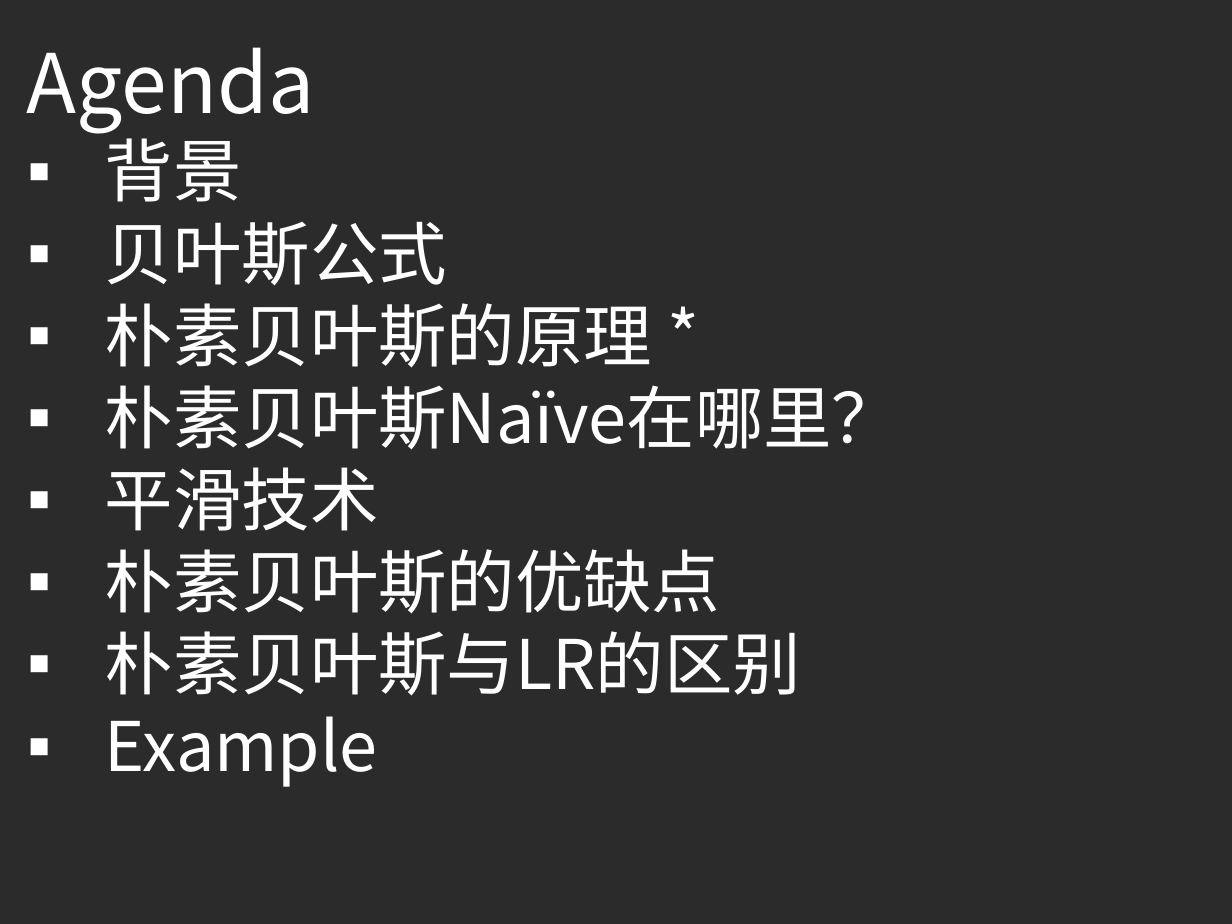
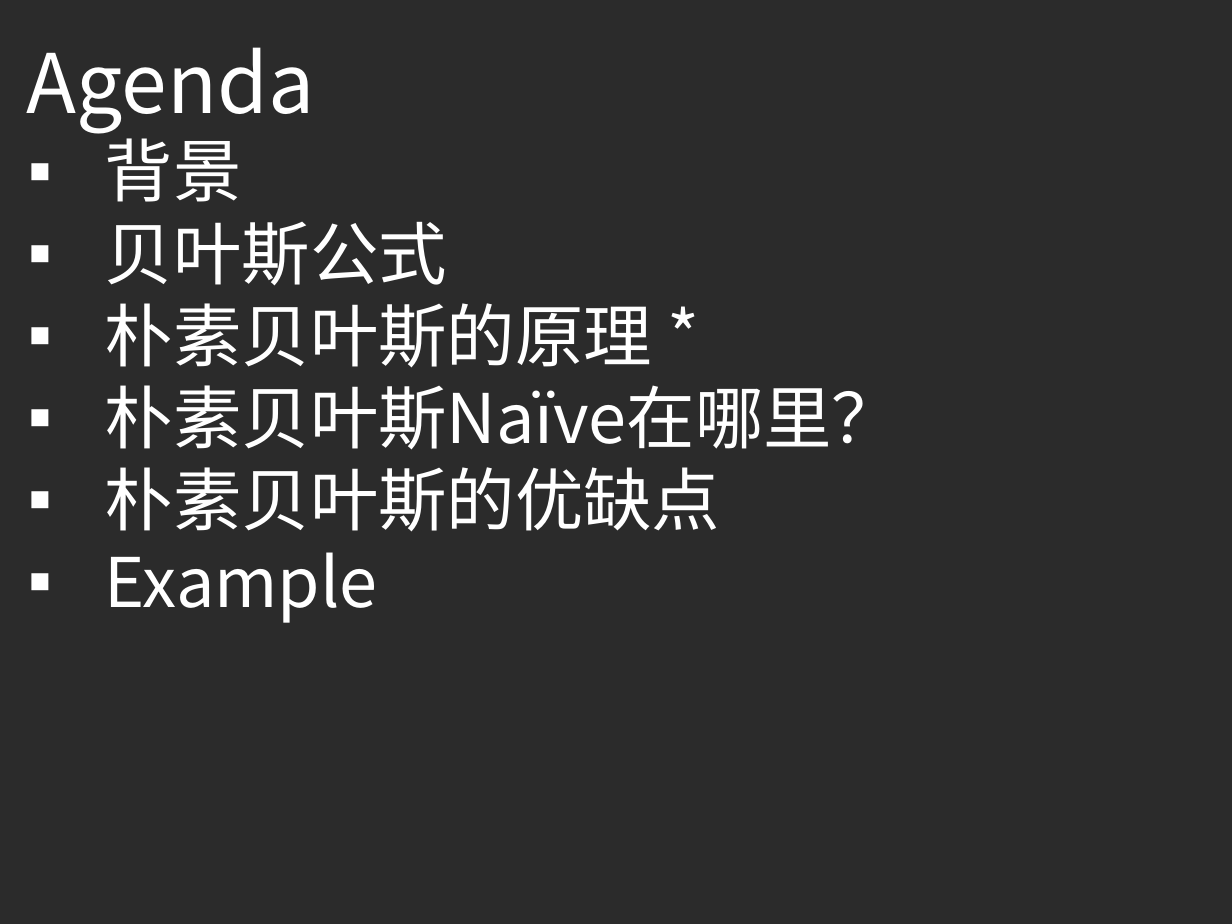
Before and after one commit to ouriris/ml-course, a slide deck: slide 2 of chapter.2/ppt/ML_CH2.3_Naive_Bayes.pptx. Drawn at 1232x924 pixels with LibreOffice and Linux fonts; fonts in the diff are those of the drawing; background and template pictures are left out; a plain dark background stands for a picture behind light text. Boxes give left, top, right and bottom in pixels: in the first picture for what was removed or moved away, otherwise in the second. Text is boxed around its words. In the diff, an @@ line names an element or a change of style, - is before the commit and + after.

Commit message:
Update CH4 PPT

```diff
--- a/chapter.2/ppt/ML_CH2.3_Naive_Bayes.pptx
+++ b/chapter.2/ppt/ML_CH2.3_Naive_Bayes.pptx
@@ text at [105,467,379,531]: paragraph removed @@
-▪ 平滑技术
@@ text at [105,631,801,696]: paragraph removed @@
-▪ 朴素贝叶斯与LR的区别
```
